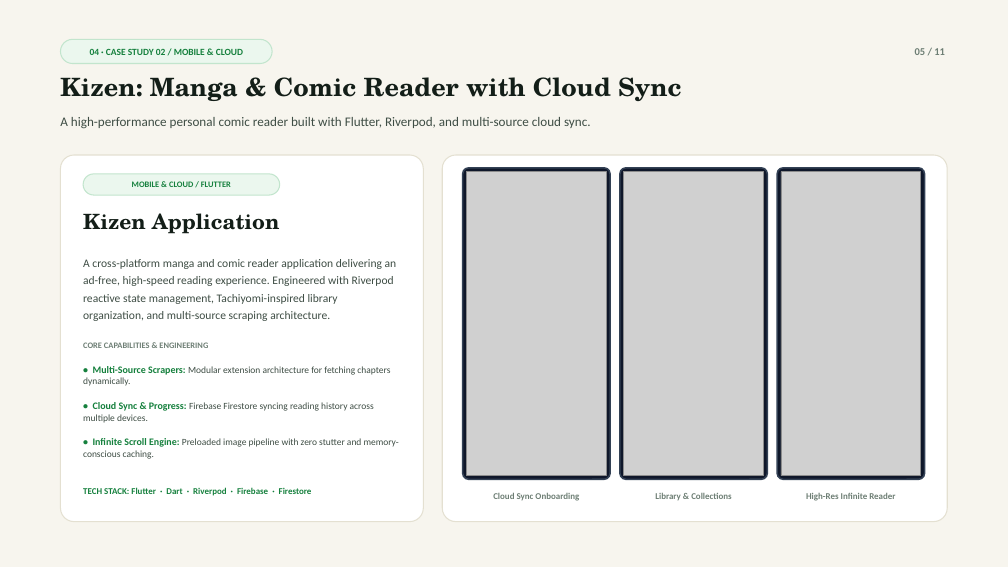
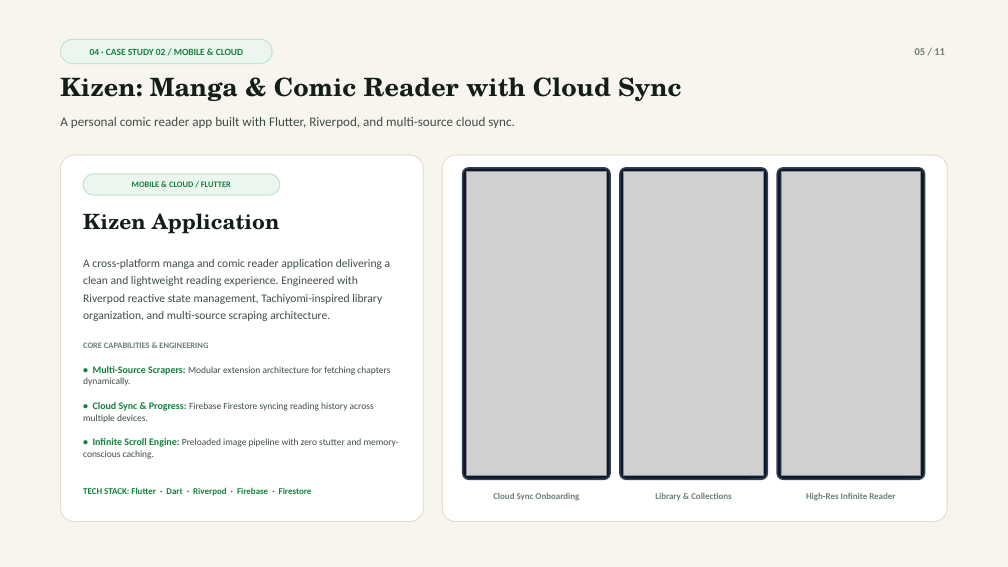
Before and after one commit to reiky03/portfolio, a slide deck: slide 5 of public/reiky-portfolio-presentation.pptx. Drawn at 1008x567 pixels with LibreOffice and Linux fonts; fonts in the diff are those of the drawing; grey boxes stand for pictures. Boxes give left, top, right and bottom in pixels: in the first picture for what was removed or moved away, otherwise in the second. Text is boxed around its words. In the diff, an @@ line names an element or a change of style, - is before the commit and + after.

```diff
--- a/public/reiky-portfolio-presentation.pptx
+++ b/public/reiky-portfolio-presentation.pptx
@@ text at [60,117,515,128]: text changed @@
-A high-performance personal comic reader built with Flutter, Riverpod, and multi-source cloud sync.
+A personal comic reader app built with Flutter, Riverpod, and multi-source cloud sync.
@@ text at [83,259,391,321]: text changed @@
-A cross-platform manga and comic reader application delivering an ad-free, high-speed reading experience. Engineered with Riverpod reactive state management, Tachiyomi-inspired library organization, and multi-source scraping architecture.
+A cross-platform manga and comic reader application delivering a clean and lightweight reading experience. Engineered with Riverpod reactive state management, Tachiyomi-inspired library organization, and multi-source scraping architecture.
```
Also in this commit, not shown: 6 other slides changed, 5 other files.
